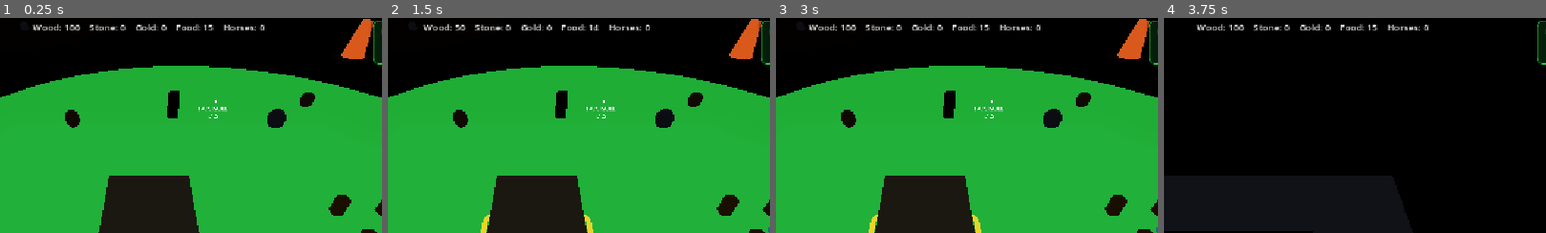
Above: before the commit, frames 1-4 (left to right).
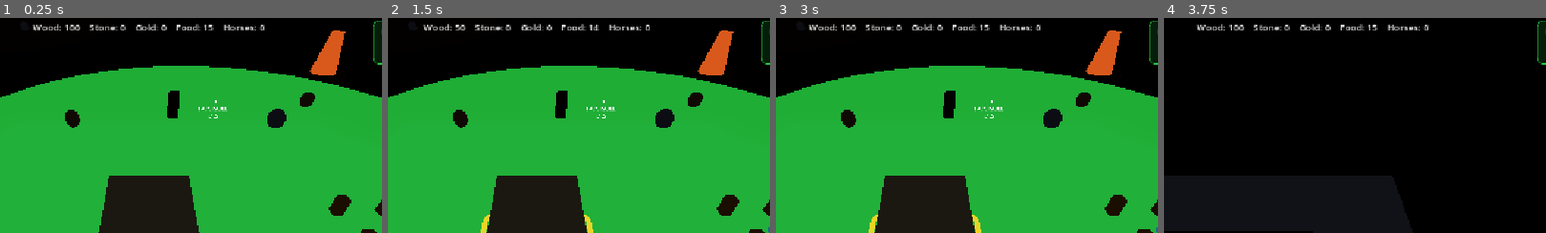
Above: after the commit, the same moments.

Repository: Ferrum-t/RTS-Game
Game: Godot game, scene res://Scenes/World/World.tscn
The game is run twice, just before and just after one commit, with the same random seed, the same clock (stepped at 60 frames per second) and the same inputs.
Inputs (mouse positions are % of the whole screen's width and height, from its top left):
- Up to frame 1 (0.25 s): no input
- Up to frame 2 (1.5 s): click "TC" at 0.5 s; click "Worker (50W+1F)" at 1.25 s
- Up to frame 3 (3 s): click "Pack" at 2 s; click "Cancel last" at 2.75 s
- Up to frame 4 (3.75 s): drag from (8, 85) to (60, 28) at 3.52 s
The pictures show only the part of the screen within x 30-80%, y 0-50%; the shares and areas given below are measured in that part.

The runs differ from the first frame. In frame 1, 1.9% of the frame differs, in the area x 81-98%, y 0-27%; in frame 2, 1.9%; in frame 3, 1.9%; in frame 4, nothing differs.

Commit message:
M30 fix: setup_kind after add_child, camps closer to map center

Diff:
--- a/Scripts/World.gd
+++ b/Scripts/World.gd
@@ -2,14 +2,14 @@
 
 
 func _ready() -> void:
-	call_deferred("_spawn_m27_camps")
+	call_deferred("_spawn_m30_camps")
 
 
-func _spawn_m27_camps() -> void:
-	# 0 = MELEE, 1 = ARCHER — away from R0/R1
+func _spawn_m30_camps() -> void:
+	# Closer / easier to find than corners. 0=MELEE (orange), 1=ARCHER (blue)
 	var setups: Array = [
-		{"pos": Vector3(55.0, 0.0, -55.0), "kind": 0},
-		{"pos": Vector3(-55.0, 0.0, 55.0), "kind": 1},
+		{"pos": Vector3(48.0, 0.0, -48.0), "kind": 0},
+		{"pos": Vector3(-48.0, 0.0, 48.0), "kind": 1},
 	]
 	var camp_script: Script = load("res://Scripts/WorldObjects/NeutralCamp.gd") as Script
 	if camp_script == null:
@@ -20,10 +20,11 @@
 		var camp := Node3D.new()
 		camp.set_script(camp_script)
 		camp.name = "NeutralCamp_%d" % (i + 1)
-		camp.set("camp_kind", cfg["kind"])
 		add_child(camp)
 		camp.global_position = cfg["pos"]
-		print("[M30] NeutralCamp_", i + 1, " kind=", cfg["kind"], " at ", cfg["pos"])
+		if camp.has_method("setup_kind"):
+			camp.setup_kind(int(cfg["kind"]))
+		print("[M30] World spawned NeutralCamp_", i + 1, " kind=", cfg["kind"], " at ", cfg["pos"])
 
 
 func _process(_delta) -> void:
